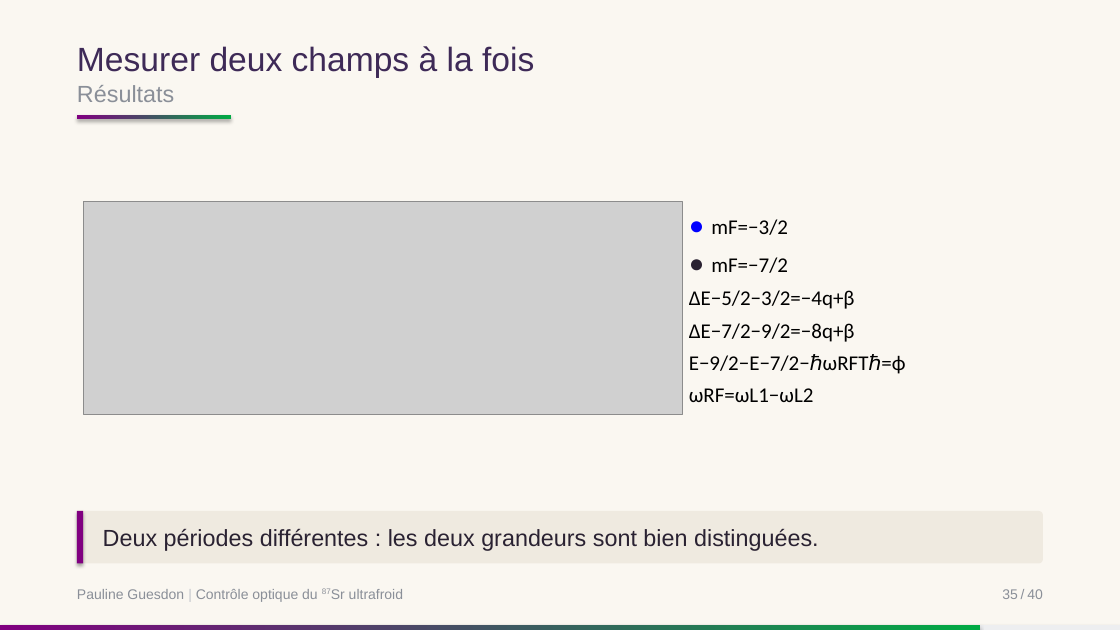
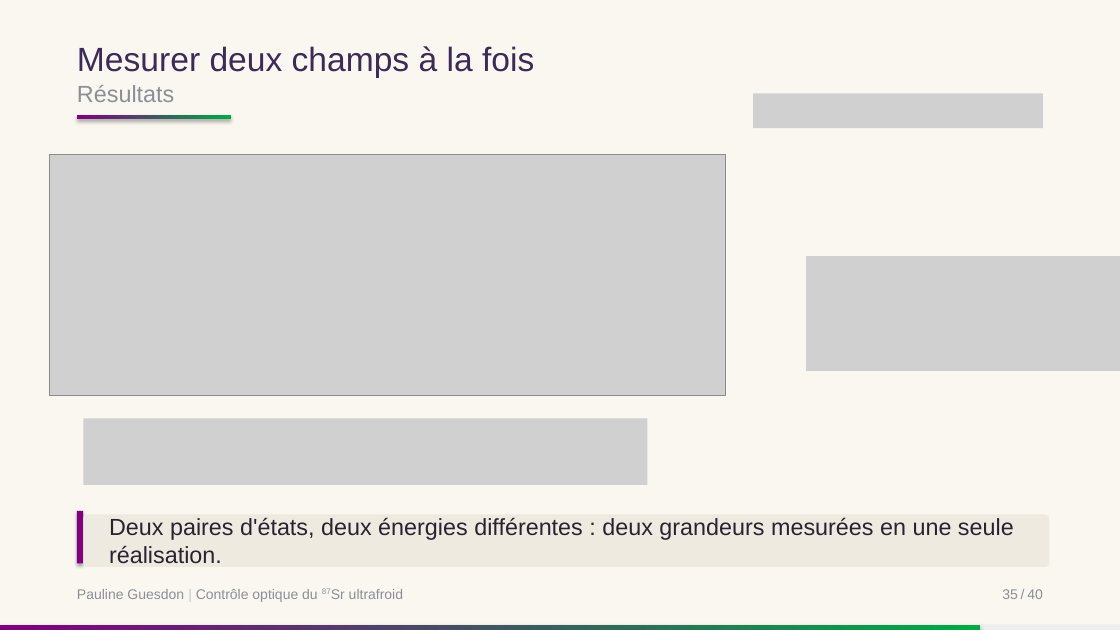
Before and after one commit to PaulineGuesdon/Inchallah-lui-il-marche, a slide deck: slide 40 of Soutenance/soutenance.pptx. Drawn at 1120x630 pixels with LibreOffice and Linux fonts; fonts in the diff are those of the drawing; grey boxes stand for pictures. Boxes give left, top, right and bottom in pixels: in the first picture for what was removed or moved away, otherwise in the second. Text is boxed around its words. In the diff, an @@ line names an element or a change of style, - is before the commit and + after.

```diff
--- a/Soutenance/soutenance.pptx
+++ b/Soutenance/soutenance.pptx
@@ picture added at box(754, 93, 1044, 129) @@
@@ picture: place and size @@
-picture at box(83, 202, 682, 415)
+picture at box(50, 155, 726, 395)
@@ text removed at box(689, 219, 905, 402) @@
-● mF=−3/2
-● mF=−7/2
-ΔE−5/2−3/2=−4q+β
-ΔE−7/2−9/2=−8q+β
-E−9/2−E−7/2−ℏωRFTℏ=ϕ
-ωRF=ωL1−ωL2
@@ picture added at box(807, 256, 1120, 371) @@
@@ picture added at box(83, 418, 648, 485) @@
@@ rounded rectangle "Deux paires d'états, deux énergies ...": place and size @@
-rounded rectangle "Deux paires d'états, deux énergies ..." at box(77, 511, 1044, 563)
+rounded rectangle "Deux paires d'états, deux énergies ..." at box(83, 514, 1049, 566)
@@ text in rounded rectangle at box(109, 518, 1014, 564): text changed @@
-Deux périodes différentes : les deux grandeurs sont bien distinguées.
+Deux paires d'états, deux énergies différentes : deux grandeurs mesurées en une seule réalisation.
```
Also in this commit, not shown: 29 other slides changed, 1 slide added, 2 slides removed, 6 other files.
